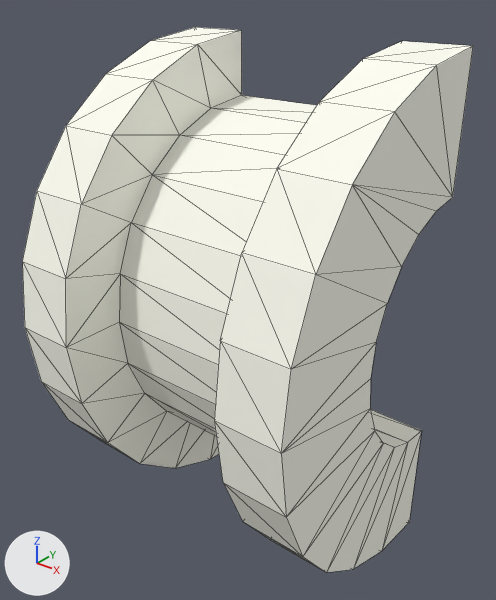
Two versions of the OBJ model pyweek26/models/game/section_270.obj, one commit apart.
One viewpoint serves both versions: a 50 mm camera at (14.05, -9.07, 4.91) aimed at (8.16, -1.71, 0.35). Arrows for +X, +Y and +Z are at lower left; the lights stay in place. Mesh edges are drawn as thin lines. Where no turn or scale is listed for an object, it has been applied to the vertices. Vertices at the same position are counted once.

The scene before the commit, as lines of its bpy script (objects in view):
```python
me_section_270 = bpy.data.meshes.new('section_270')
me_section_270.from_pydata(...)  # 104 vertices, 204 faces; spans x 5.66..10.47, y -4.0..0.0, z -4.0..4.0
me_section_270.materials.append(mat_material_pipe)  # white #fffff3
ob_section_270 = bpy.data.objects.new('section_270', me_section_270)
ob_section_270.location = (0.0, 0.0, 0.0)
```
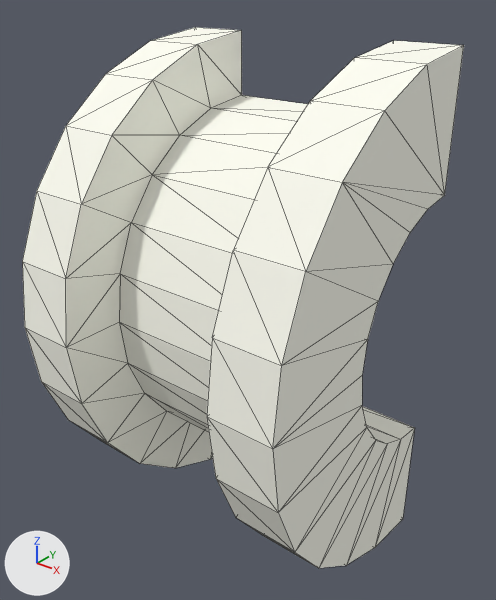
What changed in the scene script:
```text
Change me_section_270:
    where me_section_270.from_pydata(...)  # 104 vertices, 204 faces; spans x 5.66..10.47, y -4.0..0.0, z -4.0..4.0
    used by ob_section_270; location = (0.0, 0.0, 0.0)
    me_section_270 part 1: all 52 vertices in x 9.47..10.47, y -4.0..0.0, z -4.0..4.0 are moved by (-0.12, 0.0, 0.0)
```

Pixel boxes [x1, y1, x2, y2] of what changed, in the pictures (496 x 600 px; the box of a moved part takes in the faces that stretch with it):
'section_270', reshaped: before [22, 27, 473, 572]; after [22, 27, 464, 568]
part 1 of me_section_270, moved or reshaped: before [144, 41, 473, 572]; after [144, 41, 464, 568]
